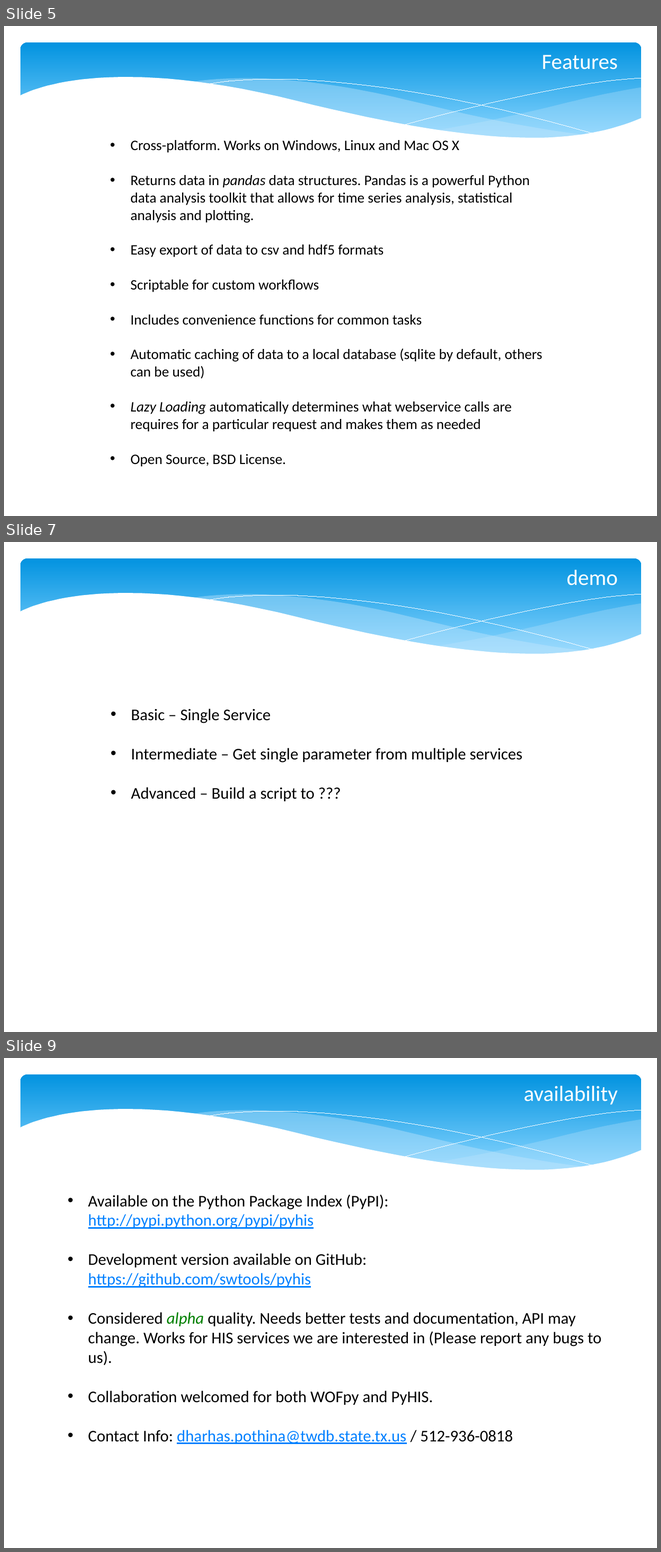
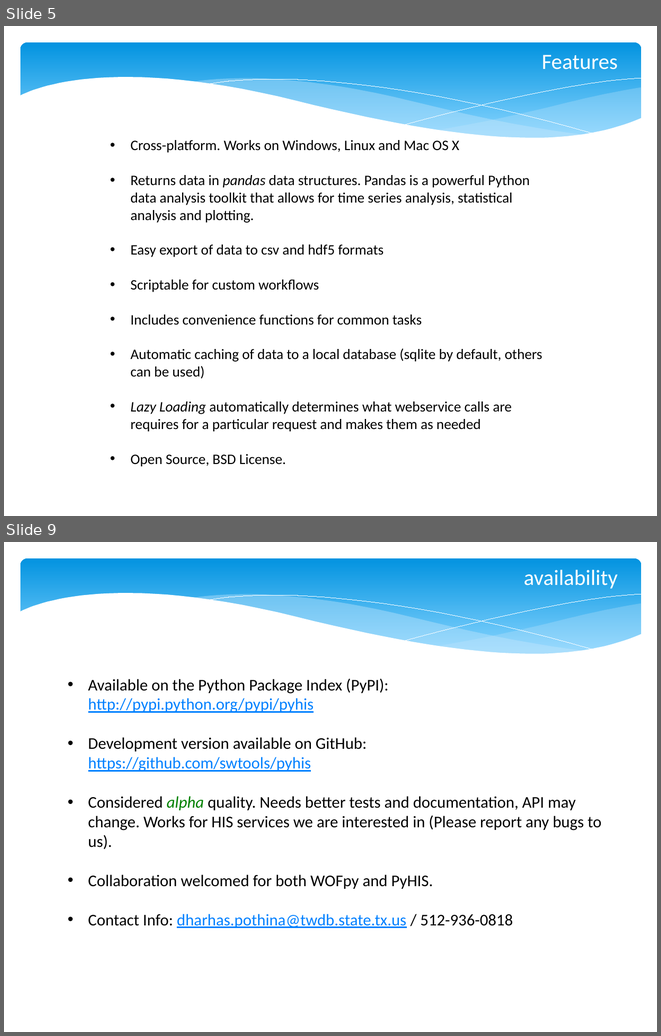
Before and after one commit to ulmo-dev/ulmo, a slide deck: docs/tutorial/tutorial_intro.pptx. Shown one above the other, each under a label of ours: slides 5, 7 and 9 before the commit, slides 5 and 9 after it; the slides between them are not shown. The pictures are 661x1552 and 661x1036 pixels, drawn with LibreOffice and Linux fonts; fonts in the diff are those of the drawing; background and template pictures are left out. Boxes give left, top, right and bottom in pixels: in the first picture for what was removed or moved away, otherwise in the second. Text is boxed around its words. In the diff, an @@ line names an element or a change of style, - is before the commit and + after.

```diff
--- a/docs/tutorial/tutorial_intro.pptx
+++ b/docs/tutorial/tutorial_intro.pptx
@@ slide 7 removed at (4, 542, 657, 1032), background #FFFFFF; not listed: 6 template elements that a slide beside it also shows @@
@@ title removed at (567, 570, 618, 585) @@
-demo
@@ text removed at (131, 708, 523, 801) @@
-• Basic – Single Service
-• Intermediate – Get single parameter from multiple services
-• Advanced – Build a script to ???
```
Also in this commit, not shown: 3 slides changed, 1 slide added.
